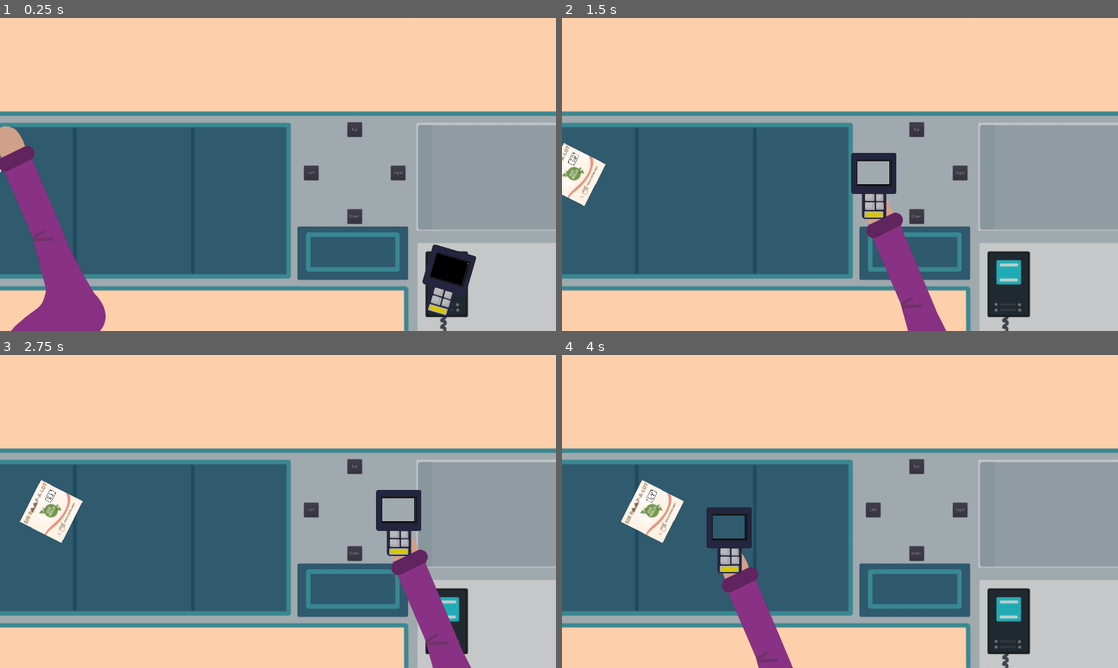
Above: before the commit, frames 1-4 (two rows, left to right).
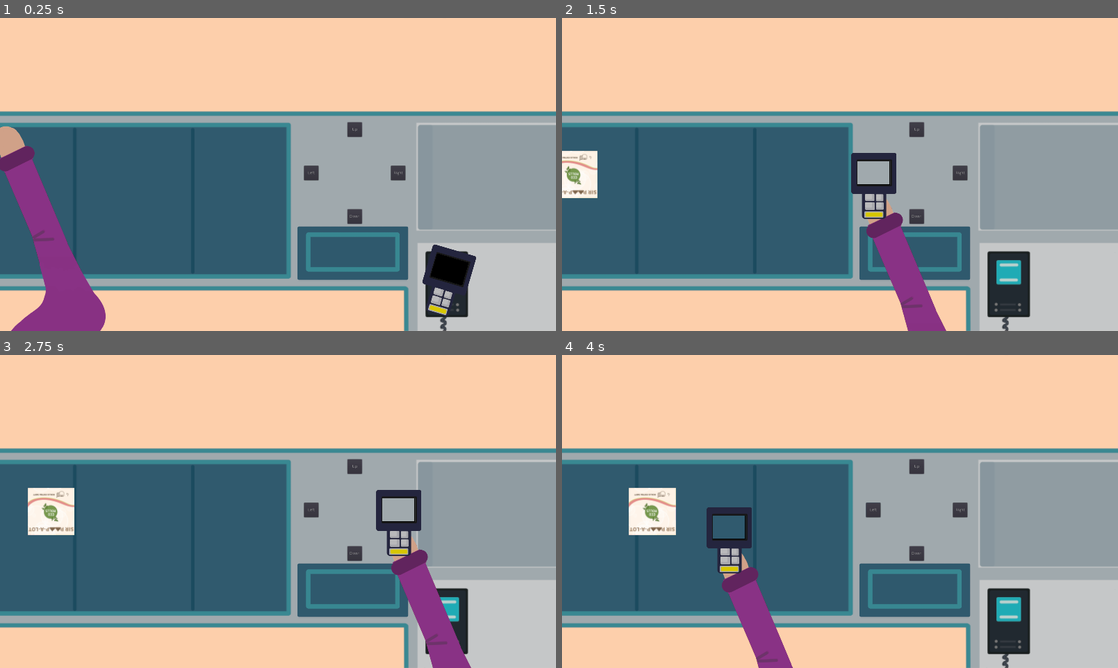
Above: after the commit, the same moments.

Repository: sboigelot/LD51
Game: Godot game, scene res://Scenes/Supermarket3d.tscn
The game is run twice, just before and just after one commit, with the same random seed, the same clock (stepped at 60 frames per second) and the same inputs.
Inputs (mouse positions are in pixels of both pictures, inside the frame that each line leads up to):
- Up to frame 1 (0.25 s): no input
- Up to frame 2 (1.5 s): click (1012, 284) at 0.5 s; click "Left" at 1.25 s
- Up to frame 3 (2.75 s): click "Right" at 2 s
- Up to frame 4 (4 s): move the mouse to (962, 495) at 2.77 s; hold Right (ui_right) 2.78-3.53 s; tap Z at 2.85 s; click (962, 495) at 2.92 s; move the mouse to (728, 527) at 3.52 s; hold Down (ui_down) from 3.53 s (still down); tap Q at 3.6 s; click (728, 527) at 3.67 s

The runs differ from the first frame. In frame 1, less than 0.1% of the frame differs, in the area x 0-85%, y 48-86%; in frame 2, 0.6%; in frame 3, 0.8%; in frame 4, 0.9%, in the area x 10-22%, y 40-60%.

Commit message:
Mid Stream

Diff:
--- a/LD51/Game.gd
+++ b/LD51/Game.gd
@@ -5,8 +5,22 @@
 var time: float
 var bonus: bool
 
+enum BARCODE_LOCATION {
+	FRONT,
+	LEFT,
+	BOTTOM,
+	RIGHT,
+	TOP,
+	BACK
+}
+
+var barcode_location_per_product = {
+	"res://Scenes/Package.tscn" : BARCODE_LOCATION.LEFT
+}
+
 func new_game():
 	randomize()
+	randomize_barcode_locations()
 
 	win = false
 	score = 0
@@ -14,6 +28,9 @@
 
 	get_tree().change_scene("res://Scenes/Supermarket3d.tscn")
 
+func randomize_barcode_locations():
+	for product in barcode_location_per_product.keys():
+		barcode_location_per_product[product] = randi() % BARCODE_LOCATION.size()
 
 func defeat():
 	win = false
--- a/LD51/Scenes/BarcodeImageGenerator.tscn
+++ b/LD51/Scenes/BarcodeImageGenerator.tscn
@@ -58,7 +58,6 @@
 margin_right = 46.0
 margin_bottom = 65.0
 size_flags_horizontal = 0
-number = 8
 
 [node name="NumerAndLine3" parent="PanelContainer/MarginContainer/NumbePlaceholder" instance=ExtResource( 3 )]
 margin_left = 50.0
--- a/LD51/Scenes/MainMenu.gd
+++ b/LD51/Scenes/MainMenu.gd
@@ -18,6 +18,7 @@
 onready var webgl_button = get_node(np_webgl_button) as Button
 
 func _ready():
+	Input.set_mouse_mode(Input.MOUSE_MODE_VISIBLE)
 	if OS.get_name() != "HTML5":
 		webgl_button.queue_free()
 	else:
--- a/LD51/Scenes/NumerAndLine.gd
+++ b/LD51/Scenes/NumerAndLine.gd
@@ -6,5 +6,5 @@
 func set_number(value:int):
 	number = value
 	$Label.text = var2str(value)
-	$Label.visible = value > 0
+	$Label.visible = value >= 0
 	$MarginContainer/PanelContainer.rect_min_size.x = value if value > 0 else 3
--- a/LD51/Scenes/Package.gd
+++ b/LD51/Scenes/Package.gd
@@ -7,23 +7,52 @@
 signal scan_error(package, barcode)
 
 export(NodePath) var rotation_root_np
+export(NodePath) var package_model_np
+export(NodePath) var tween_np
+export(NodePath) var barcode_placeholder_np
+
 onready var rotation_root = get_node(rotation_root_np) as Spatial
-
-export(NodePath) var package_model_np
 onready var package_model = get_node(package_model_np) as Spatial
-
-export(NodePath) var tween_np
 onready var tween = get_node(tween_np) as Tween
+onready var barcode_placeholder = get_node(barcode_placeholder_np) as Spatial
 
 var target_basis: Basis
 var rotation_speed: float = 200
 
 var tween_basis: Basis setget set_tween_basis
 
+onready var barcodes_per_location = {
+	Game.BARCODE_LOCATION.FRONT: 	$RotationRoot/BarcodesPlaceholder/FrontBarcode,
+	Game.BARCODE_LOCATION.BACK: 	$RotationRoot/BarcodesPlaceholder/BottomBack,
+	Game.BARCODE_LOCATION.LEFT: 	$RotationRoot/BarcodesPlaceholder/LeftBarcode,
+	Game.BARCODE_LOCATION.RIGHT: 	$RotationRoot/BarcodesPlaceholder/RightBarcode,
+	Game.BARCODE_LOCATION.TOP: 		$RotationRoot/BarcodesPlaceholder/TopBarcode,
+	Game.BARCODE_LOCATION.BOTTOM: 	$RotationRoot/BarcodesPlaceholder/BottomBarcode,
+}
+
 var barcode: Barcode
 
 func _ready():
-	barcode = $RotationRoot/BarcodesPlaceholder/Barcode
+	apply_barcode_location()
+
+func apply_barcode_location():
+
+	var random_location = Game.BARCODE_LOCATION.TOP
+	if Game.barcode_location_per_product.has(filename):
+		random_location = Game.barcode_location_per_product[filename]
+
+	if barcodes_per_location.has(random_location):
+		barcode = barcodes_per_location[random_location]
+	else:
+		barcode = barcodes_per_location[barcodes_per_location.keys()[0]]
+
+	for other_barcode in barcodes_per_location.values():
+		if other_barcode == barcode:
+			continue
+
+#		other_barcode.visible = false
+		other_barcode.queue_free()
+
 
 func set_tween_basis(value:Basis):
 	rotation_root.transform.basis = value
@@ -49,6 +78,9 @@
 	tween.interpolate_property(self, "tween_basis",
 		rotation_root.transform.basis, target_basis, 0.2,
 		Tween.TRANS_CUBIC, Tween.EASE_OUT)
+	tween.interpolate_property(self, "tween_basis",
+		$CollisionShape.transform.basis, target_basis, 0.2,
+		Tween.TRANS_CUBIC, Tween.EASE_OUT)
 	tween.start()
 
 func _on_Package_input_event(camera, event, position, normal, shape_idx):
--- a/LD51/Scenes/Package.tscn
+++ b/LD51/Scenes/Package.tscn
@@ -12,6 +12,7 @@
 rotation_root_np = NodePath("RotationRoot")
 package_model_np = NodePath("RotationRoot/PackageVisualPlaceholder")
 tween_np = NodePath("Tween")
+barcode_placeholder_np = NodePath("RotationRoot/BarcodesPlaceholder")
 
 [node name="Tween" type="Tween" parent="."]
 
@@ -30,10 +31,40 @@
 
 [node name="BarcodesPlaceholder" type="Spatial" parent="RotationRoot"]
 
-[node name="Barcode" parent="RotationRoot/BarcodesPlaceholder" instance=ExtResource( 3 )]
+[node name="FrontBarcode" parent="RotationRoot/BarcodesPlaceholder" instance=ExtResource( 3 )]
 transform = Transform( 1, 0, 0, 0, 1, 0, 0, 0, 1, -0.569184, 0.503835, 0.329227 )
 
+[node name="BottomBack" parent="RotationRoot/BarcodesPlaceholder" instance=ExtResource( 3 )]
+transform = Transform( 1, 0, 0, 0, -1, 8.74228e-08, 0, -8.74228e-08, -1, 0.452865, -0.51474, 0.329227 )
+
+[node name="LeftBarcode" parent="RotationRoot/BarcodesPlaceholder" instance=ExtResource( 3 )]
+transform = Transform( -4.37114e-08, 1, -4.37114e-08, 0, -4.37114e-08, -1, -1, -4.37114e-08, 1.91069e-15, 1.00296, -0.259537, 0.329227 )
+
+[node name="RightBarcode" parent="RotationRoot/BarcodesPlaceholder" instance=ExtResource( 3 )]
+transform = Transform( -4.37114e-08, -1, 4.37114e-08, 0, -4.37114e-08, -1, 1, -4.37114e-08, 1.91069e-15, -1.02216, -0.259537, 0.329227 )
+
+[node name="TopBarcode" parent="RotationRoot/BarcodesPlaceholder" instance=ExtResource( 3 )]
+transform = Transform( 1, 0, 0, 0, -4.37114e-08, -1, 0, 1, -4.37114e-08, -0.00702667, -0.259537, 1.00147 )
+
+[node name="BottomBarcode" parent="RotationRoot/BarcodesPlaceholder" instance=ExtResource( 3 )]
+transform = Transform( 1, 0, 0, 0, -4.37114e-08, 1, 0, -1, -4.37114e-08, 0.564323, 0.299452, -1.01198 )
+
 [connection signal="input_event" from="." to="." method="_on_Package_input_event"]
-[connection signal="clicked" from="RotationRoot/BarcodesPlaceholder/Barcode" to="." method="_on_Barcode_clicked"]
-[connection signal="scan_error" from="RotationRoot/BarcodesPlaceholder/Barcode" to="." method="_on_Barcode_scan_error"]
-[connection signal="scanned" from="RotationRoot/BarcodesPlaceholder/Barcode" to="." method="_on_Barcode_scanned"]
+[connection signal="clicked" from="RotationRoot/BarcodesPlaceholder/FrontBarcode" to="." method="_on_Barcode_clicked"]
+[connection signal="scan_error" from="RotationRoot/BarcodesPlaceholder/FrontBarcode" to="." method="_on_Barcode_scan_error"]
+[connection signal="scanned" from="RotationRoot/BarcodesPlaceholder/FrontBarcode" to="." method="_on_Barcode_scanned"]
+[connection signal="clicked" from="RotationRoot/BarcodesPlaceholder/BottomBack" to="." method="_on_Barcode_clicked"]
+[connection signal="scan_error" from="RotationRoot/BarcodesPlaceholder/BottomBack" to="." method="_on_Barcode_scan_error"]
+[connection signal="scanned" from="RotationRoot/BarcodesPlaceholder/BottomBack" to="." method="_on_Barcode_scanned"]
+[connection signal="clicked" from="RotationRoot/BarcodesPlaceholder/LeftBarcode" to="." method="_on_Barcode_clicked"]
+[connection signal="scan_error" from="RotationRoot/BarcodesPlaceholder/LeftBarcode" to="." method="_on_Barcode_scan_error"]
+[connection signal="scanned" from="RotationRoot/BarcodesPlaceholder/LeftBarcode" to="." method="_on_Barcode_scanned"]
+[connection signal="clicked" from="RotationRoot/BarcodesPlaceholder/RightBarcode" to="." method="_on_Barcode_clicked"]
+[connection signal="scan_error" from="RotationRoot/BarcodesPlaceholder/RightBarcode" to="." method="_on_Barcode_scan_error"]
+[connection signal="scanned" from="RotationRoot/BarcodesPlaceholder/RightBarcode" to="." method="_on_Barcode_scanned"]
+[connection signal="clicked" from="RotationRoot/BarcodesPlaceholder/TopBarcode" to="." method="_on_Barcode_clicked"]
+[connection signal="scan_error" from="RotationRoot/BarcodesPlaceholder/TopBarcode" to="." method="_on_Barcode_scan_error"]
+[connection signal="scanned" from="RotationRoot/BarcodesPlaceholder/TopBarcode" to="." method="_on_Barcode_scanned"]
+[connection signal="clicked" from="RotationRoot/BarcodesPlaceholder/BottomBarcode" to="." method="_on_Barcode_clicked"]
+[connection signal="scan_error" from="RotationRoot/BarcodesPlaceholder/BottomBarcode" to="." method="_on_Barcode_scan_error"]
+[connection signal="scanned" from="RotationRoot/BarcodesPlaceholder/BottomBarcode" to="." method="_on_Barcode_scanned"]
--- a/LD51/Scenes/Supermarket3d.gd
+++ b/LD51/Scenes/Supermarket3d.gd
@@ -160,17 +160,21 @@
 		$ConveyorBelt/PackageSpawnLocations/Location3.transform,
 		$ConveyorBelt/PackageSpawnLocations/Location4.transform,
 	]
+	$ConveyorBelt.add_child(instance)
 	instance.transform = spawn_positions[randi() % spawn_positions.size()]
 	instance.connect("clicked", self, "on_conveyor_belt_package_clicked")
 
-#	Rotate randomly
-	var axis = Vector3.UP
-	var rotation_radiant = deg2rad(randi() % 360)
-	instance.transform.basis = instance.transform.basis.rotated(axis, rotation_radiant)
+#	Rotate randomly UP
+#	var axis = Vector3.UP
+#	var rotation_radiant = deg2rad(randi() % 360)
+#	instance.transform.basis = instance.transform.basis.rotated(axis, rotation_radiant)
+
+#	Rotate randomly LEFT
+	var rotation_count = Vector2(randi() % 4, randi() % 4)
+	instance.add_to_target_rotation(rotation_count * 90)
 
 #	scale
 	instance.scale = package_scale_on_belt
-	$ConveyorBelt.add_child(instance)
 
 func on_conveyor_belt_package_clicked(package: Package):
 	if scan_package_holder.get_child_count() == 0:
--- a/LD51/Scenes/Supermarket3d.tscn
+++ b/LD51/Scenes/Supermarket3d.tscn
@@ -301,7 +301,7 @@
 modulate = Color( 0, 0, 0, 1 )
 margin_left = -173.474
 margin_top = -263.148
-margin_right = -61.4744
+margin_right = -59.474
 margin_bottom = -181.148
 texture = ExtResource( 3 )
 expand = true
--- /dev/null
+++ b/LD51/Utilities/Leaderboard.gd
@@ -0,0 +1,40 @@
+extends Node
+
+func get_base_uri():
+	return "https://ldtobugisapiapi.azure-api.net/"
+
+func _ready():
+	post_entry("togis",100,30)
+	get_top_time()
+
+func get_top_score():
+	$GetTopScoreHTTPRequest.request(get_base_uri() + "GetTimeBoard")
+
+func get_top_time():
+	$GetTopScoreHTTPRequest.request(get_base_uri() + "GetScoreBoard")
+
+func post_entry(name:String, score:float, time:float):
+	# Convert data to json string:
+	var data_to_send = {"name": name,"score": score,"time": time}
+	var query = JSON.print(data_to_send)
+	var use_ssl = false
+	# Add 'Content-Type' header:
+	var headers = ["Content-Type: application/json"]
+	$PostEntryHTTPRequest.request(
+		get_base_uri() + "AddHighscore",
+		headers,
+		use_ssl,
+		HTTPClient.METHOD_POST,
+		query
+	)
+
+func _on_GetTopScoreHTTPRequest_request_completed(result, response_code, headers, body):
+	var json = JSON.parse(body.get_string_from_utf8())
+	print(json.result)
+
+func _on_GetTopTimeHTTPRequest_request_completed(result, response_code, headers, body):
+	var json = JSON.parse(body.get_string_from_utf8())
+	print(json.result)
+
+func _on_PostEntryHTTPRequest_request_completed(result, response_code, headers, body):
+	pass # Replace with function body.
--- /dev/null
+++ b/LD51/Utilities/Leaderboard.tscn
@@ -0,0 +1,16 @@
+[gd_scene load_steps=2 format=2]
+
+[ext_resource path="res://Utilities/Leaderboard.gd" type="Script" id=1]
+
+[node name="Leaderboard" type="Node2D"]
+script = ExtResource( 1 )
+
+[node name="GetTopScoreHTTPRequest" type="HTTPRequest" parent="."]
+
+[node name="GetTopTimeHTTPRequest" type="HTTPRequest" parent="."]
+
+[node name="PostEntryHTTPRequest" type="HTTPRequest" parent="."]
+
+[connection signal="request_completed" from="GetTopScoreHTTPRequest" to="." method="_on_GetTopScoreHTTPRequest_request_completed"]
+[connection signal="request_completed" from="GetTopTimeHTTPRequest" to="." method="_on_GetTopTimeHTTPRequest_request_completed"]
+[connection signal="request_completed" from="PostEntryHTTPRequest" to="." method="_on_PostEntryHTTPRequest_request_completed"]
--- a/LD51/project.godot
+++ b/LD51/project.godot
@@ -51,6 +51,7 @@
 Game="*res://Game.tscn"
 SfxManager="*res://Sounds/SfxManager.tscn"
 Photograph="*res://Utilities/Photograph.gd"
+Leaderboard="*res://Utilities/Leaderboard.tscn"
 
 [display]
 
Not shown, changed: canvas.leo
